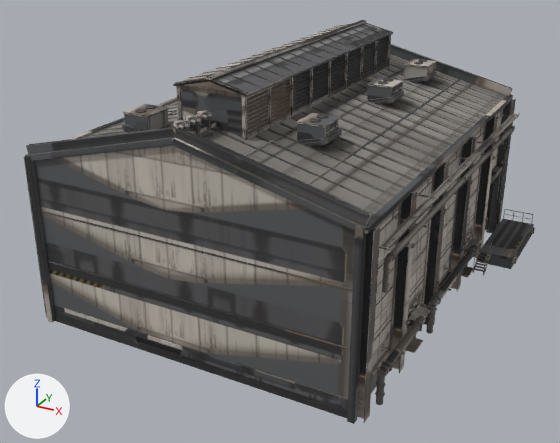
Renders of the glTF model Scene3D/assets/parts-colony/shedSegment.glb from each side of a commit.
One viewpoint serves both versions: a 50 mm camera at (30.2, -58.4, 33.8) aimed at (-0.3, -2.8, 6.1). Every picture has the same lights, and +X, +Y and +Z are marked at lower left. The picture after the commit comes second. Vertices at exactly the same position are counted once.

In view in the first picture: 'shedSegment'.
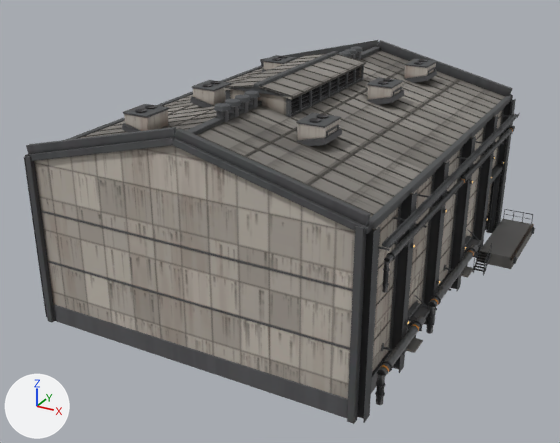
Changed parts and their boxes (x1, y1, x2, y2) in the pictures (560 x 443 px; the box of a moved part takes in the faces that stretch with it):
'shedSegment', reshaped: before (24, 20, 535, 424); after (24, 40, 535, 424)
part 1 of me_shedsegment, moved or reshaped: before (244, 65, 388, 140); after (288, 78, 362, 118)
part 2 of me_shedsegment, moved or reshaped: before (388, 35, 391, 66); after (361, 65, 364, 80)
part 3 of me_shedsegment, moved or reshaped: before (374, 41, 378, 73); after (353, 69, 356, 84)
part 4 of me_shedsegment, moved or reshaped: before (268, 87, 271, 127); after (337, 77, 339, 92)
part 5 of me_shedsegment, added: after (299, 95, 302, 112)
part 6 of me_shedsegment, moved or reshaped: before (244, 96, 248, 140); after (288, 99, 291, 117)
part 7 of me_shedsegment, moved or reshaped: before (176, 86, 180, 120); after (225, 90, 228, 100)
part 8 of me_shedsegment, moved or reshaped: before (206, 20, 366, 80); after (254, 51, 338, 87)
part 9 of me_shedsegment, moved or reshaped (not visible before): after (248, 98, 258, 109)
part 10 of me_shedsegment, added: after (239, 102, 248, 113)
part 11 of me_shedsegment, added: after (228, 106, 239, 118)
part 12 of me_shedsegment, added: after (216, 111, 229, 122)
part 13 of me_shedsegment, moved or reshaped: before (242, 64, 388, 139); after (286, 78, 360, 116)
part 14 of me_shedsegment, moved or reshaped: before (334, 34, 363, 45); after (337, 54, 365, 63)
part 15 of me_shedsegment, moved or reshaped: before (326, 38, 355, 49); after (329, 57, 357, 66)
part 16 of me_shedsegment, moved or reshaped: before (317, 41, 347, 52); after (320, 61, 350, 70)
part 17 of me_shedsegment, moved or reshaped: before (308, 45, 338, 56); after (311, 65, 341, 74)
part 18 of me_shedsegment, deleted: before (172, 23, 392, 137)
part 19 of me_shedsegment, moved or reshaped: before (81, 23, 497, 215); after (81, 46, 497, 197)
part 20 of me_shedsegment, surface changed: (24, 44, 535, 424) in both

Diff of the bpy script that builds the scene:
```diff
--- a/Scene3D/assets/parts-colony/shedSegment.glb.py
+++ b/Scene3D/assets/parts-colony/shedSegment.glb.py
@@ me_shedsegment @@
-me_shedsegment.from_pydata(...)  # 8055 vertices, 11981 faces; spans x -15.4..18.0, y -18.4..18.9, z -0.3..21.3
+me_shedsegment.from_pydata(...)  # 8025 vertices, 12003 faces; spans x -15.4..18.0, y -18.4..18.9, z -0.3..19.4
+# me_shedsegment part 1: the loose piece of 24 vertices spanning x 2.7..2.9, y -13.6..13.6, z 16.7..17.3 is scaled about its middle by (1, 0.522, 1)
+# me_shedsegment part 2: the loose piece of 23 vertices spanning x 2.8..2.9, y 13.4..13.6, z 17.1..20.4 is scaled about its middle by (1, 1, 0.48), then moved by (0.0, -6.5, -0.9)
+# me_shedsegment part 3: the loose piece of 22 vertices spanning x 2.8..2.9, y 10.0..10.2, z 17.1..20.4 is scaled about its middle by (1, 1, 0.48), then moved by (0.0, -4.9, -0.9)
+# me_shedsegment part 4: the loose piece of 22 vertices spanning x 2.8..2.9, y -10.2..-10.0, z 17.1..20.4 is scaled about its middle by (1, 1, 0.48), then moved by (0.0, 11.9, -0.9)
+# me_shedsegment part 5: the loose piece of 22 vertices spanning x 2.8..2.9, y -6.8..-6.7, z 17.1..20.4 is copied, and the copy is scaled about its middle by (1, 1, 0.48), then moved by (0.0, 1.5, -0.9); it spans x 2.8..2.9, y -5.3..-5.2, z 17.1..18.7
+# me_shedsegment part 6: the loose piece of 23 vertices spanning x 2.8..2.9, y -13.6..-13.4, z 17.1..20.4 is scaled about its middle by (1, 1, 0.48), then moved by (0.0, 6.5, -0.9)
+# me_shedsegment part 7: the loose piece of 23 vertices spanning x -2.9..-2.8, y -13.6..-13.4, z 17.1..20.4 is scaled about its middle by (1, 1, 0.48), then moved by (0.0, 6.5, -0.9)
+# me_shedsegment part 8: the loose piece of 24 vertices spanning x -0.2..0.2, y -13.7..13.7, z 21.1..21.3 is scaled about its middle by (1, 0.525, 1), then moved by (0.0, 0.0, -1.9)
+# me_shedsegment part 9: the loose piece of 64 vertices spanning x -0.4..0.4, y -17.7..-16.8, z 17.7..18.6 is moved by (0.0, 9.3, 0.0)
+# me_shedsegment part 10: the loose piece of 64 vertices spanning x -0.4..0.4, y -16.2..-15.4, z 17.7..18.6 is copied, and the copy is moved by (0.0, 6.5, 0.0); it spans x -0.4..0.4, y -9.8..-8.9, z 17.7..18.6
+# me_shedsegment part 11: the loose piece of 64 vertices spanning x -0.4..0.4, y -16.2..-15.4, z 17.7..18.6 is copied, and the copy is moved by (0.0, 5.1, 0.0); it spans x -0.4..0.4, y -11.2..-10.3, z 17.7..18.6
+# me_shedsegment part 12: the loose piece of 64 vertices spanning x -0.4..0.4, y -16.2..-15.4, z 17.7..18.6 is copied, and the copy is moved by (0.0, 3.7, 0.0); it spans x -0.4..0.4, y -12.6..-11.7, z 17.7..18.6
+# me_shedsegment part 13: the loose piece of 24 vertices spanning x 2.5..2.9, y -13.6..13.6, z 17.2..17.3 is scaled about its middle by (1, 0.522, 1)
+# me_shedsegment part 14: the loose piece of 8 vertices spanning x 0.3..3.1, y 6.2..6.3, z 20.4..21.1 is moved by (0.0, 0.7, -1.8)
+# me_shedsegment part 15: the loose piece of 8 vertices spanning x 0.3..3.1, y 4.4..4.5, z 20.4..21.1 is moved by (0.0, 0.7, -1.8)
+# me_shedsegment part 16: the loose piece of 8 vertices spanning x 0.3..3.1, y 2.6..2.7, z 20.4..21.1 is moved by (0.0, 0.8, -1.8)
+# me_shedsegment part 17: the loose piece of 8 vertices spanning x 0.3..3.1, y 0.9, z 20.4..21.1 is moved by (0.0, 0.8, -1.8)
+# me_shedsegment part 18: 64 loose pieces with 796 vertices, spanning x -3.1..3.1, y -17.8..17.8, z 17.1..21.1, are deleted
+# me_shedsegment part 19: 94 vertices moved from x -7.3..7.3, y -14.2..14.2, z 17.1..20.4 to x -7.3..7.3, y -14.2..14.2, z 17.1..18.7; 470 vertices removed from x -7.3..7.3, y -16.2..16.2, z 16.8..21.1; 700 vertices added at x -3.1..7.3, y -12.7..12.7, z 17.1..19.2
+# me_shedsegment part 20: 9335 kept faces spanning x -15.4..18.0, y -18.4..18.9, z -0.3..18.7 get new texture (UV) coordinates
+# other edits to the shape of me_shedsegment do not show in these pictures
 me_shedsegment.materials.append(mat_colony_shedsegment)
```
